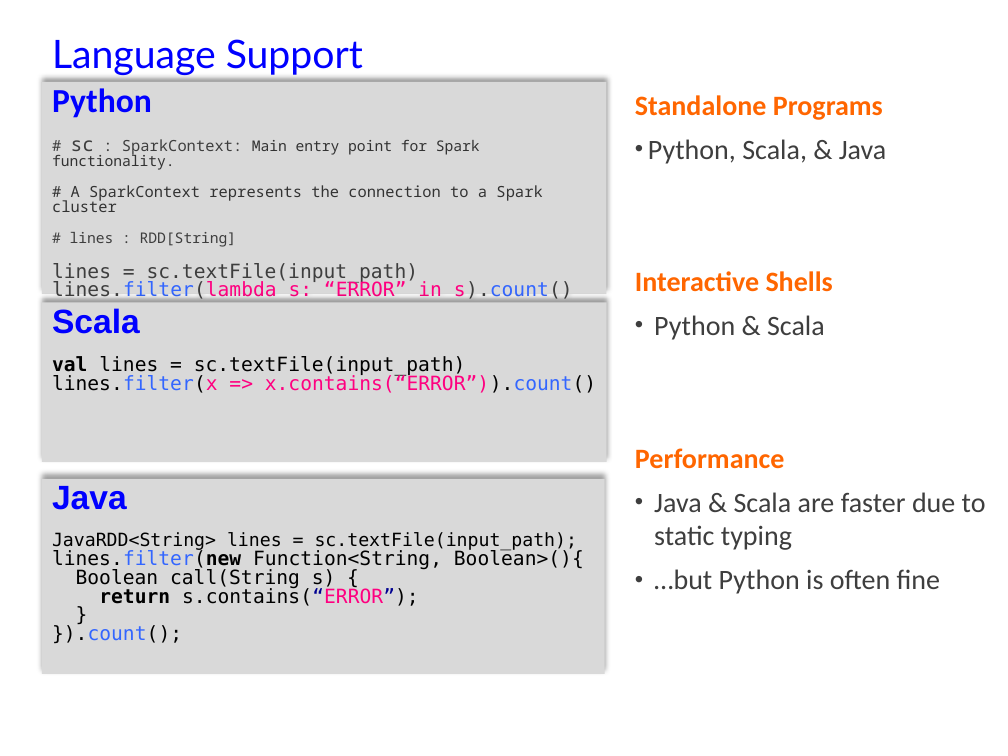
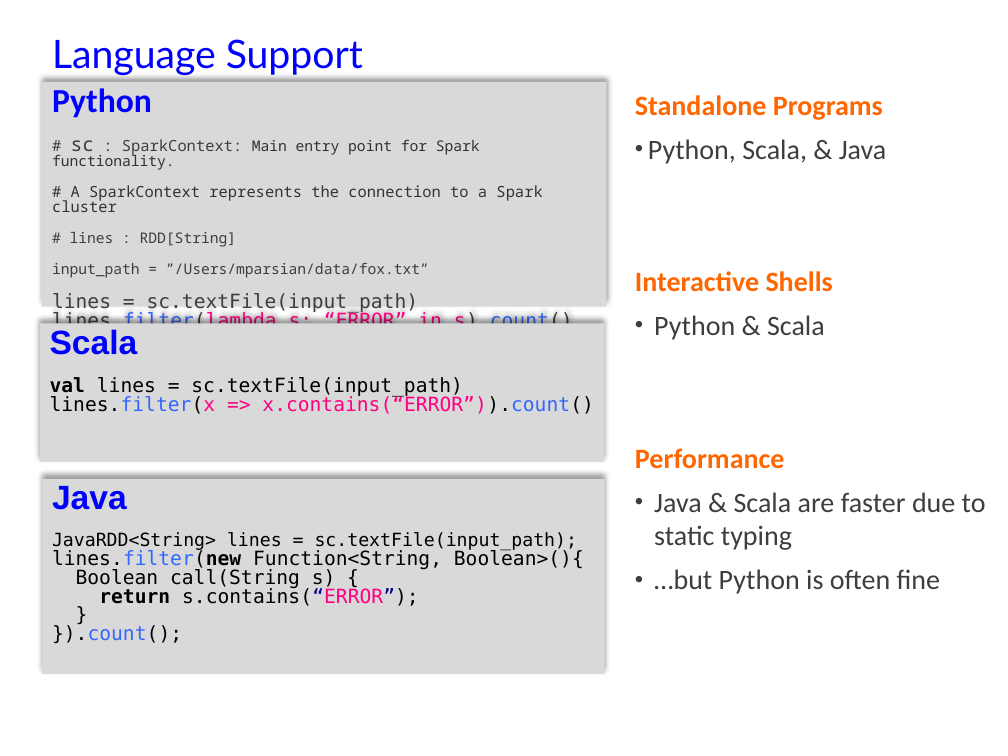
Before and after one commit to mahmoudparsian/big-data-mapreduce-course, a slide deck: slide 14 of slides/pyspark/introduction/4.1_Introduction_to_Spark.pptx. Drawn at 1008x756 pixels with LibreOffice and Linux fonts; fonts in the diff are those of the drawing. Boxes give left, top, right and bottom in pixels: in the first picture for what was removed or moved away, otherwise in the second. Text is boxed around its words. In the diff, an @@ line names an element or a change of style, - is before the commit and + after.

```diff
--- a/slides/pyspark/introduction/4.1_Introduction_to_Spark.pptx
+++ b/slides/pyspark/introduction/4.1_Introduction_to_Spark.pptx
@@ text "Python" resized from (x1=42, y1=82, x2=607, y2=293) to (x1=42, y1=82, x2=607, y2=306) @@
@@ text at (x1=52, y1=263, x2=429, y2=278): paragraph added @@
+input_path = ”/Users/mparsian/data/fox.txt”
@@ rectangle "Scala" resized from (x1=42, y1=302, x2=607, y2=462) to (x1=39, y1=324, x2=604, y2=463) @@
```
Also in this commit, not shown: 1 other file.
